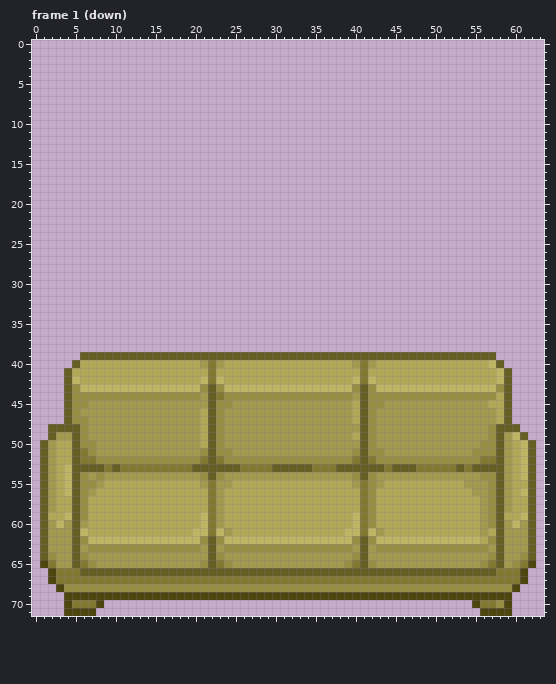
Pixel-art file -- art/furniture/purple/green_couch.aseprite. This is how it looked before the edit.
64x72 pixels, 3 frames. Shown: frame 1 (down). The commit also changed other frames, which this record leaves out.
Now the later version:
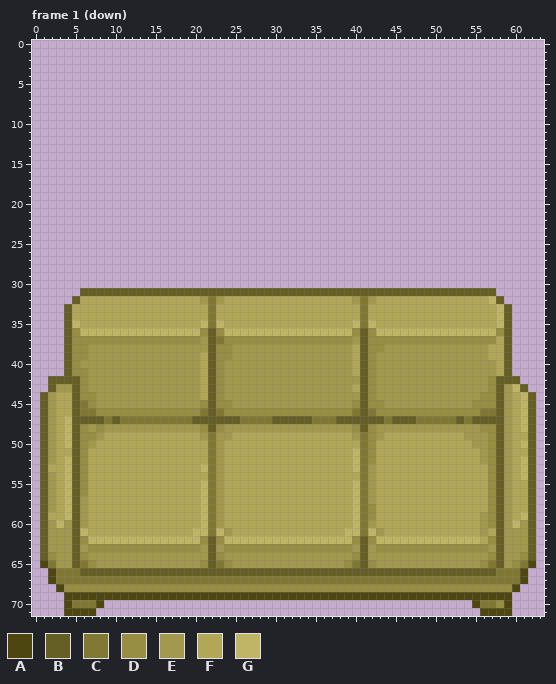
Palette (. is transparent): A #4d4611  B #655e25  C #817834  D #978d43  E #a2984e  F #b2a758  G #c0b566
The edit:
Frame 1 (down):
y 31: x 6..57 .................................................... -> BBBBBBBBBBBBBBBBBBBBBBBBBBBBBBBBBBBBBBBBBBBBBBBBBBBB
y 32: x 5..58 ...................................................... -> BFFFFFFFFFFFFFFFECEFFFFFFFFFFFFFFFFECEFFFFFFFFFFFFFFGB
y 33..34: x 4..59 ........................................................ -> BFFFFFFFFFFFFFFFFFCFFFFFFFFFFFFFFFFFFCFFFFFFFFFFFFFFFFGB
y 35: x 4..59 ........................................................ -> BGFFFFFFFFFFFFFFFGCGFFFFFFFFFFFFFFFFGCGFFFFFFFFFFFFFFFGB
y 36: x 4..59 ........................................................ -> BDGGGGGGGGGGGGGGGDBDGGGGGGGGGGGGGGGGDBDGGGGGGGGGGGGGGGDB
y 37: x 4..59 ........................................................ -> BDDDDDDDDDDDDDDDDEBCDDDDDDDDDDDDDDDDEBDDDDDDDDDDDDDDDDFB
y 38: x 4..59 ........................................................ -> BDDEEEEEEEEEEEEEEEBDDEEEEEEEEEEEEEEEFBDDEEEEEEEEEEEEEFFB
y 39: x 4..21 ..BBBBBBBBBBBBBBBB -> BDDEEEEEEEEEEEEEEF; x 23..40 BBBBBBBBBBBBBBBBBB -> DDEEEEEEEEEEEEEEEF; x 42..59 BBBBBBBBBBBBBBBB.. -> DEEEEEEEEEEEEEEFFB
y 40: x 4..59 .BFFFFFFFFFFFFFFFECEFFFFFFFFFFFFFFFFECEFFFFFFFFFFFFFFGB. -> BDEEEEEEEEEEEEEEEFBDEEEEEEEEEEEEEEEEFBDEEEEEEEEEEEEEEEFB
y 41: x 5..20 FFFFFFFFFFFFFFFF -> DDEEEEEEEEEEEEEE; x 22..39 CFFFFFFFFFFFFFFFFF -> BDEEEEEEEEEEEEEEEE; x 41..58 CFFFFFFFFFFFFFFFFG -> BDEEEEEEEEEEEEEEEF
y 42: x 2..3 .. -> BB; x 5..58 GFFFFFFFFFFFFFFFGCGFFFFFFFFFFFFFFFFGCGFFFFFFFFFFFFFFFG -> BDEEEEEEEEEEEEEEFBDEEEEEEEEEEEEEEEEEBDEEEEEEEEEEEEEEDB; x 60 . -> B
y 43: x 2..21 ..BDGGGGGGGGGGGGGGGD -> BEEBDEEEEEEEEEEEEEEF; x 24..40 GGGGGGGGGGGGGGGGD -> EEEEEEEEEEEEEEEEF; x 43..61 GGGGGGGGGGGGGGGDB.. -> EEEEEEEEEEEEEEDBEGB
y 44: x 1..5 ...BD -> BEFFB; x 8..21 DDDDDDDDDDDDDE -> EEEEEEEEEEEEEF; x 23..39 CDDDDDDDDDDDDDDDD -> DEEEEEEEEEEEEEEEE; x 43..55 DDDDDDDDDDDDD -> EEEEEEEEEEEEE; x 58..62 FB... -> BEFGB
y 45: x 1..7 ...BDDE -> BEFFBCD; x 21 E -> D; x 40 F -> D; x 55..62 EEFFB... -> DDDBEFGB
y 46: x 1..21 ...BDEEEEEEEEEEEEEEEF -> BEFFBCCDDDDDDDDDDDDDC; x 23..40 DEEEEEEEEEEEEEEEEF -> CDDDDDDDDDDDDDDDDC; x 42..62 DEEEEEEEEEEEEEEEFB... -> CDDDDDDDDDDDDDCCBEFGB
y 47: x 1..21 ...BDDEEEEEEEEEEEEEEF -> BEFGBBBBCBCCCCCCCCCBB; x 23..40 DEEEEEEEEEEEEEEEEF -> BBBCCCCBBBBBCCCBBB; x 42..62 DEEEEEEEEEEEEEEEFB... -> BBCBBBCCCCCBCBBBBEFGB
y 48: x 1..4 .BBB -> BEFG; x 8 E -> D; x 21 F -> D; x 40 E -> D; x 56 E -> D; x 59..62 BB.. -> EFGB
y 49: x 1..4 .BEE -> BEFG; x 7 E -> D; x 9..23 EEEEEEEEEEEEFBD -> FFFFFFFFFFFFECE; x 25..41 EEEEEEEEEEEEEEEFB -> FFFFFFFFFFFFFFFEC; x 44..53 EEEEEEEEEE -> FFFFFFFFFF; x 60..62 GB. -> FFB
y 50: x 4 F -> G; x 7..20 DEEEEEEEEEEEEE -> EFFFFFFFFFFFFF; x 22..41 BDEEEEEEEEEEEEEEEEEB -> CEFFFFFFFFFFFFFFFFFC; x 43..54 EEEEEEEEEEEE -> FFFFFFFFFFFF; x 56 D -> E
y 51: x 6..41 CDEEEEEEEEEEEEEDBDDEEEEEEEEEEEEEEEDB -> DFFFFFFFFFFFFFFFCEFFFFFFFFFFFFFFFFGC; x 43..56 DEEEEEEEEEEEDD -> FFFFFFFFFFFFFE; x 61 G -> F
y 52: x 4 F -> G; x 6..57 CCDDDDDDDDDDDDDCBCDDDDDDDDDDDDDDDDCBCDDDDDDDDDDDDDCC -> DFFFFFFFFFFFFFFFCEFFFFFFFFFFFFFFFFGCDFFFFFFFFFFFFFED
y 53: x 2 E -> F; x 6..57 BBBCBCCCCCCCCCBBBBBBCCCCBBBBBCCCBBBBBBCBBBCCCCCBCBBB -> DFFFFFFFFFFFFFFGCEFFFFFFFFFFFFFFFFGCEFFFFFFFFFFFFFFD
y 54: x 7..56 EDEEEEEEEEEEEEDBDEEEEEEEEEEEEEEEEDBDEEEEEEEEEEEEED -> FFFFFFFFFFFFFFFCEFFFFFFFFFFFFFFFFFCEFFFFFFFFFFFFFF
y 55: x 7..8 DE -> FF; x 21 E -> G; x 24 E -> F; x 40 E -> G; x 42..43 DE -> EF; x 54..56 EEE -> FFF
y 56: x 7 E -> F; x 21 F -> G; x 40 F -> G; x 42 D -> E; x 55..56 EE -> FF; x 61 G -> F
y 57: x 4 F -> G; x 6 D -> E; x 21 F -> G; x 40 F -> G; x 42 D -> E; x 56 E -> F
y 58: x 4 F -> G; x 6 D -> E; x 21 F -> G; x 40 F -> G; x 56 E -> F
y 59: x 6 D -> E; x 59 F -> E
y 60: x 42 D -> E
Boxes around the changes in both pictures, in picture pixels (x1, y1, x2, y2):
changed: (40, 288, 536, 528)
